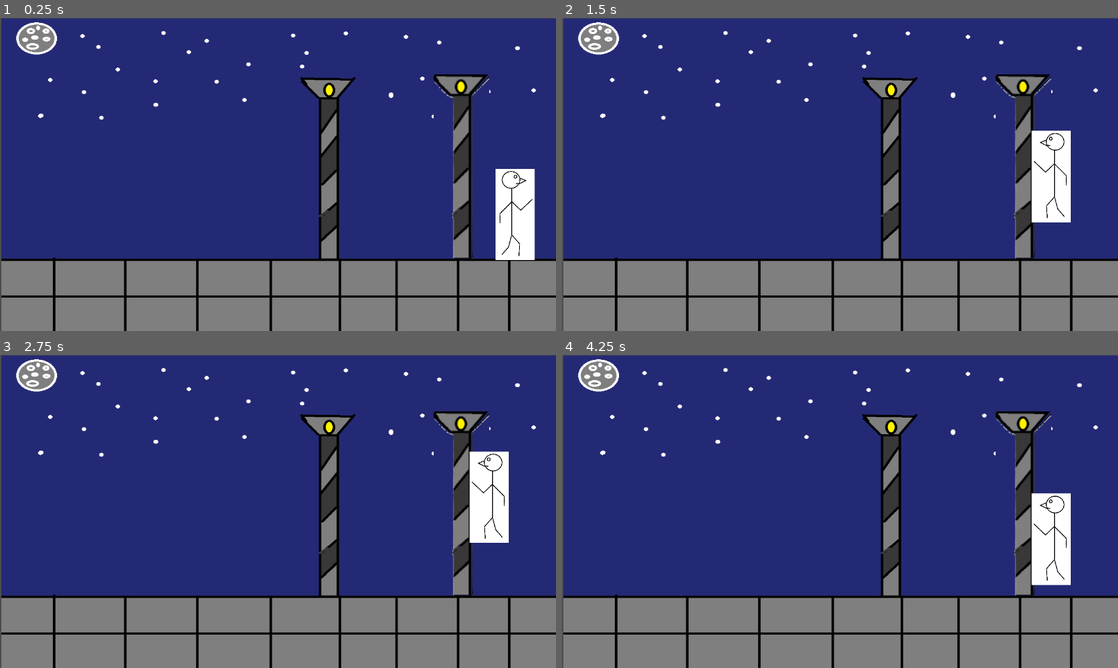
Above: before the commit, frames 1-4 (two rows, left to right).
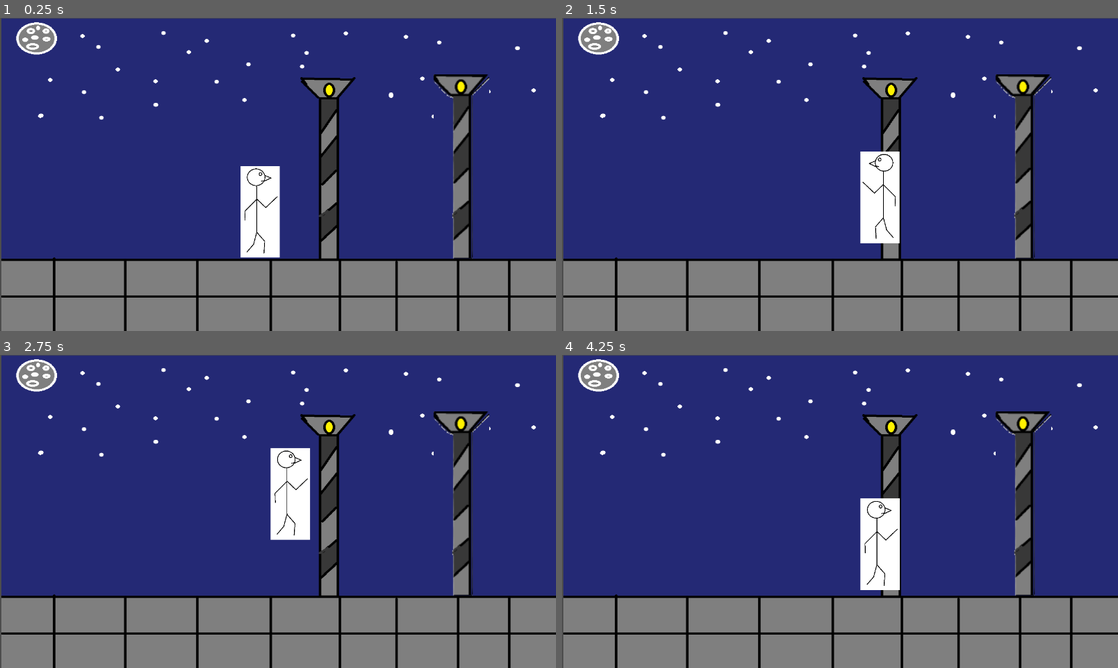
Above: after the commit, the same moments.

Repository: uthorion/Godot_Game
Game: Godot game, scene res://Scenes/map_00.tscn
Two runs of this game, one before a commit and one after it. Both use one fixed random seed, a clock stepped at 60 frames per second and the inputs below. This scene is started directly instead of the project's main scene.
Inputs (mouse positions are in pixels of both pictures, inside the frame that each line leads up to):
- Up to frame 1 (0.25 s): no input
- Up to frame 2 (1.5 s): tap Enter at 0.5 s; move the mouse to (1023, 168) at 0.52 s; click (1023, 168) at 0.67 s; move the mouse to (728, 190) at 1.27 s; click (728, 190) at 1.42 s
- Up to frame 3 (2.75 s): move the mouse to (333, 442) at 2.02 s; click (333, 442) at 2.17 s
- Up to frame 4 (4.25 s): move the mouse to (812, 574) at 2.77 s; click (812, 574) at 2.92 s; move the mouse to (1006, 558) at 3.52 s; click (1006, 558) at 3.67 s

The runs differ from the first frame. In frame 1, 4.2% of the frame differs, in the area x 43-97%, y 47-78%; in frame 2, 4.2%; in frame 3, 4.2%; in frame 4, 4.2%, in the area x 53-92%, y 44-76%.

Commit message:
se hizo una correccion minima que ahora cuando pasas de una escena a otra flipea correctamente al personaje

Diff:
--- a/juego_aventura_grafica/Scenes/map_00.tscn
+++ b/juego_aventura_grafica/Scenes/map_00.tscn
@@ -19,7 +19,7 @@
 scale = Vector2(1.8, 1.8)
 
 [node name="Player" parent="." instance=ExtResource("4_uc0oj")]
-position = Vector2(1186, 452)
+position = Vector2(599, 446)
 scale = Vector2(0.35, 0.35)
 
 [node name="TransitionArea" parent="." instance=ExtResource("5_ke8oh")]
--- a/juego_aventura_grafica/Scrips/map_00.gd
+++ b/juego_aventura_grafica/Scrips/map_00.gd
@@ -5,6 +5,20 @@
 	var marker_name = "entry_from_%s" % from_scene
 
 	if has_node(marker_name):
-		$Player.global_position = get_node(marker_name).global_position
+		var marker = get_node(marker_name)
+		var player = $Player
+
+		# Ubicar al jugador en el punto de entrada correcto
+		player.global_position = marker.global_position
+
+		# Determinar hacia dónde debe mirar según desde dónde vino
+		var viewport_center_x = get_viewport_rect().size.x / 2
+
+		if marker.position.x < viewport_center_x:
+			player.facing_right = true
+			player.get_node("AnimatedSprite2D").flip_h = false
+		else:
+			player.facing_right = false
+			player.get_node("AnimatedSprite2D").flip_h = true
 	else:
 		print("No se encontró punto de entrada desde:", from_scene)
--- a/juego_aventura_grafica/Scrips/map_01.gd
+++ b/juego_aventura_grafica/Scrips/map_01.gd
@@ -4,7 +4,22 @@
 	var from_scene = GAMESTATE.previous_scene.get_file().get_basename()
 	var marker_name = "entry_from_%s" % from_scene
 
+
 	if has_node(marker_name):
-		$Player.global_position = get_node(marker_name).global_position
+		var marker = get_node(marker_name)
+		var player = $Player
+
+		# Ubicar al jugador en el punto de entrada correcto
+		player.global_position = marker.global_position
+
+		# Determinar hacia dónde debe mirar según desde dónde vino
+		var viewport_center_x = get_viewport_rect().size.x / 2
+
+		if marker.position.x < viewport_center_x:
+			player.facing_right = true
+			player.get_node("AnimatedSprite2D").flip_h = false
+		else:
+			player.facing_right = false
+			player.get_node("AnimatedSprite2D").flip_h = true
 	else:
 		print("No se encontró punto de entrada desde:", from_scene)
--- a/juego_aventura_grafica/Scrips/map_02.gd
+++ b/juego_aventura_grafica/Scrips/map_02.gd
@@ -5,6 +5,20 @@
 	var marker_name = "entry_from_%s" % from_scene
 
 	if has_node(marker_name):
-		$Player.global_position = get_node(marker_name).global_position
+		var marker = get_node(marker_name)
+		var player = $Player
+
+		# Ubicar al jugador en el punto de entrada correcto
+		player.global_position = marker.global_position
+
+		# Determinar hacia dónde debe mirar según desde dónde vino
+		var viewport_center_x = get_viewport_rect().size.x / 2
+
+		if marker.position.x < viewport_center_x:
+			player.facing_right = true
+			player.get_node("AnimatedSprite2D").flip_h = false
+		else:
+			player.facing_right = false
+			player.get_node("AnimatedSprite2D").flip_h = true
 	else:
 		print("No se encontró punto de entrada desde:", from_scene)
--- a/juego_aventura_grafica/Scrips/player.gd
+++ b/juego_aventura_grafica/Scrips/player.gd
@@ -4,6 +4,7 @@
 var player_position: Vector2
 #el operador := declara e infiere el tipo de dato, en este caso infiere que es un booleano
 var moving := false
+var facing_right = true
 
 func _ready():
 	player_position = global_position
@@ -19,10 +20,9 @@
 		var direction = (player_position - global_position).normalized()
 		velocity = direction * SPEED
 
-		if direction.x < 0:
-			$AnimatedSprite2D.flip_h = true
-		elif direction.x > 0:
-			$AnimatedSprite2D.flip_h = false
+		if direction.x != 0:
+			facing_right = direction.x > 0
+			$AnimatedSprite2D.flip_h = not facing_right
 
 		if global_position.distance_to(player_position) < 4:
 			moving = false
